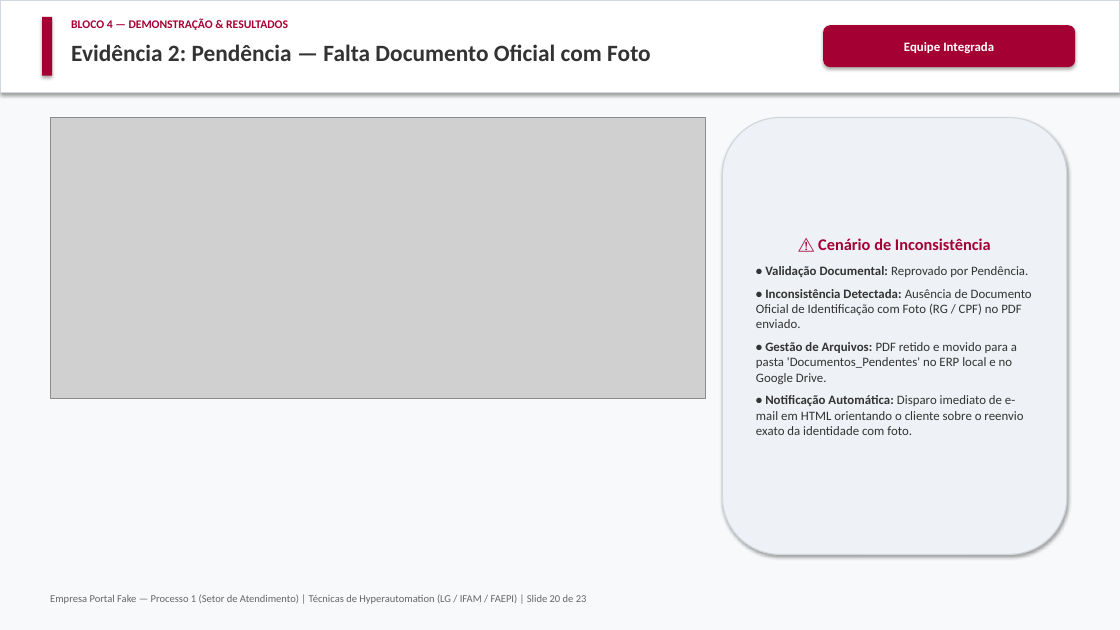
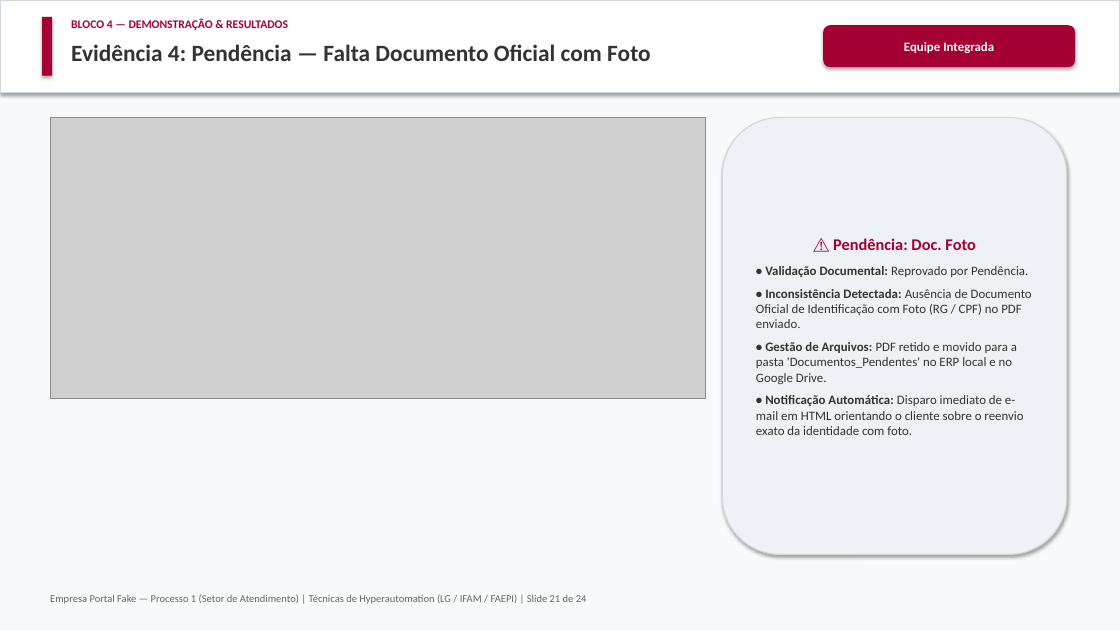
Before and after one commit to Sannyer3232/hyperautomation-equipe-1, a slide deck: slide 21 of docs/Apresentacao_Hyperautomation_Processo1_LG.pptx (slide 20 before the commit). Drawn at 1120x630 pixels with LibreOffice and Linux fonts; fonts in the diff are those of the drawing; grey boxes stand for pictures. Boxes give left, top, right and bottom in pixels: in the first picture for what was removed or moved away, otherwise in the second. Text is boxed around its words. In the diff, an @@ line names an element or a change of style, - is before the commit and + after.

```diff
--- a/docs/Apresentacao_Hyperautomation_Processo1_LG.pptx
+++ b/docs/Apresentacao_Hyperautomation_Processo1_LG.pptx
@@ text at bbox=[71, 44, 650, 61]: text changed @@
-Evidência 2: Pendência — Falta Documento Oficial com Foto
+Evidência 4: Pendência — Falta Documento Oficial com Foto
@@ text in rounded rectangle at bbox=[833, 238, 975, 250]: text changed @@
-⚠️ Cenário de Inconsistência
+⚠️ Pendência: Doc. Foto
@@ text at bbox=[50, 594, 587, 604]: text changed @@
-Empresa Portal Fake — Processo 1 (Setor de Atendimento) | Técnicas de Hyperautomation (LG / IFAM / FAEPI) | Slide 20 de 23
+Empresa Portal Fake — Processo 1 (Setor de Atendimento) | Técnicas de Hyperautomation (LG / IFAM / FAEPI) | Slide 21 de 24
```
Also in this commit, not shown: 3 other slides changed, 1 slide added, 8 other files.
